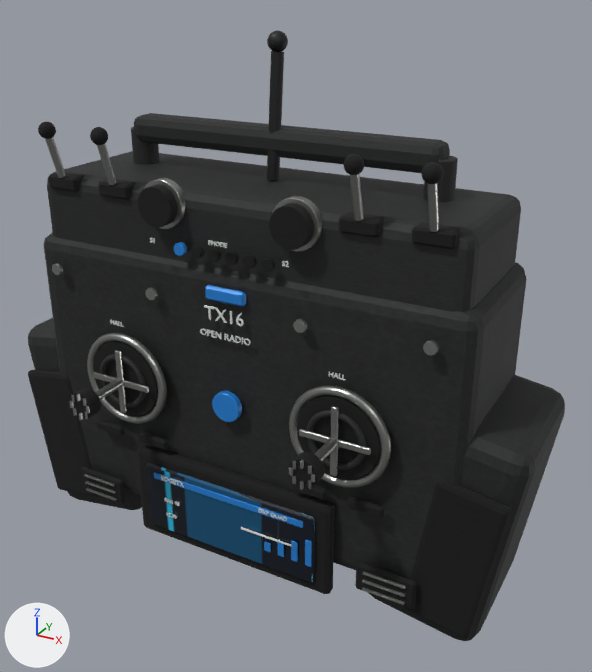
Renders of the Blender file weapons_model.blend/rc_transmitter.blend from each side of a commit.
Camera for both pictures: a 50 mm lens placed at (4.63, -7.84, 5.99), pointed at (0.47, -0.26, 2.2). Lighting does not change. The marker at lower left points along +X, +Y and +Z. The picture after the commit comes second.

In view in the first picture: 'Antenna_Round_Tip', 'Center_Faceplate_Shell', 'Color_Telemetry_Screen', 'Folding_Antenna', 'Left_Gimbal_Dark_Recess', 'Left_Grip_Shell', 'Left_Rubber_Grip_Insert', 'Right_Gimbal_Dark_Recess', 'Right_Gimbal_Outer_Bezel', 'Right_Grip_Shell', 'Right_Rubber_Grip_Insert', 'Screen_Bevel_Frame', 'Screen_Horizon_Line', 'Screen_Telem_Bar_0', 'Screen_Telem_Bar_1', 'Screen_Telem_Bar_2', 'Screen_Telem_Bar_3', 'Screen_Text_BAT', 'Screen_Text_RSSI', 'Top_Carry_Handle', 'Upper_Shoulder_Shell' and 61 more.
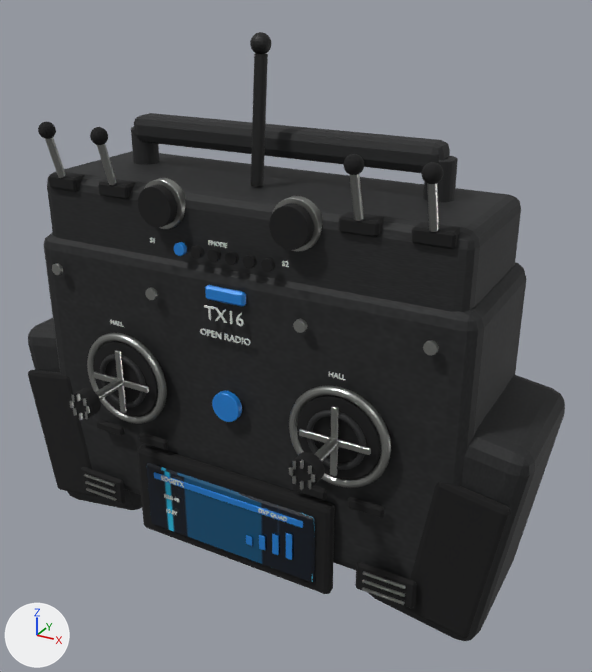
Boxes [x1, y1, x2, y2] around the edits, measured in the pictures (592 x 672 px):
'Folding_Antenna', moved: before [267, 51, 284, 180]; after [251, 54, 268, 187]
'Antenna_Round_Tip', moved: before [267, 30, 288, 52]; after [250, 32, 272, 54]
'Screen_Telem_Bar_3', moved: before [305, 540, 312, 567]; after [286, 533, 292, 560]
'Screen_Telem_Bar_2', moved: before [291, 541, 298, 562]; after [272, 534, 279, 555]
'Screen_Telem_Bar_1', moved: before [278, 542, 284, 557]; after [259, 535, 265, 550]
'Screen_Horizon_Line', deleted: before [241, 527, 294, 548]
'Screen_Telem_Bar_0', moved: before [264, 542, 271, 552]; after [246, 535, 252, 546]
'Screen_Text_RSSI', moved: before [164, 497, 180, 506]; after [164, 494, 179, 502]
'Screen_Text_BAT', moved: before [167, 512, 178, 519]; after [166, 508, 177, 515]

Diff of the bpy script that builds the scene:
```diff
--- a/weapons_model.blend/rc_transmitter.blend.py
+++ b/weapons_model.blend/rc_transmitter.blend.py
@@ ob_folding_antenna @@
 ob_folding_antenna.parent = ob_rc_transmitter
-ob_folding_antenna.location = (0.0, 0.115, 4.575)
+ob_folding_antenna.location = (0.0, -0.228, 4.575)
 _m = ob_folding_antenna.modifiers.new('soft production bevel', 'BEVEL')
@@ ob_antenna_round_tip @@
 ob_antenna_round_tip.parent = ob_rc_transmitter
-ob_antenna_round_tip.location = (0.0, 0.18, 5.35)
+ob_antenna_round_tip.location = (0.0, -0.163, 5.35)
 _m = ob_antenna_round_tip.modifiers.new('weighted normals', 'WEIGHTED_NORMAL')
@@ ob_screen_text_rssi @@
 ob_screen_text_rssi.parent = ob_rc_transmitter
-ob_screen_text_rssi.location = (-0.78, -1.165, 0.05)
+ob_screen_text_rssi.location = (-0.78, -1.165, 0.105)
 _m = ob_screen_text_rssi.modifiers.new('weighted normals', 'WEIGHTED_NORMAL')
@@ ob_screen_text_bat @@
 ob_screen_text_bat.parent = ob_rc_transmitter
-ob_screen_text_bat.location = (-0.8, -1.165, -0.16)
+ob_screen_text_bat.location = (-0.8, -1.165, -0.105)
 _m = ob_screen_text_bat.modifiers.new('weighted normals', 'WEIGHTED_NORMAL')
@@ ob_screen_telem_bar_0 @@
 ob_screen_telem_bar_0.parent = ob_rc_transmitter
-ob_screen_telem_bar_0.location = (0.58, -1.16, -0.12)
+ob_screen_telem_bar_0.location = (0.329, -1.16, -0.12)
 _m = ob_screen_telem_bar_0.modifiers.new('soft production bevel', 'BEVEL')
@@ ob_screen_telem_bar_1 @@
 ob_screen_telem_bar_1.parent = ob_rc_transmitter
-ob_screen_telem_bar_1.location = (0.76, -1.16, -0.085)
+ob_screen_telem_bar_1.location = (0.509, -1.16, -0.085)
 _m = ob_screen_telem_bar_1.modifiers.new('soft production bevel', 'BEVEL')
@@ ob_screen_telem_bar_2 @@
 ob_screen_telem_bar_2.parent = ob_rc_transmitter
-ob_screen_telem_bar_2.location = (0.94, -1.16, -0.045)
+ob_screen_telem_bar_2.location = (0.689, -1.16, -0.045)
 _m = ob_screen_telem_bar_2.modifiers.new('soft production bevel', 'BEVEL')
@@ ob_screen_telem_bar_3 @@
 ob_screen_telem_bar_3.parent = ob_rc_transmitter
-ob_screen_telem_bar_3.location = (1.12, -1.16, -0.005)
+ob_screen_telem_bar_3.location = (0.869, -1.16, -0.005)
 _m = ob_screen_telem_bar_3.modifiers.new('soft production bevel', 'BEVEL')
@@ ob_screen_horizon_line @@
-ob_screen_horizon_line = bpy.data.objects.new('Screen_Horizon_Line', me_cube_015)
-ob_screen_horizon_line.parent = ob_rc_transmitter
-ob_screen_horizon_line.location = (0.58, -1.16, 0.02)
-_m = ob_screen_horizon_line.modifiers.new('soft production bevel', 'BEVEL')
-_m.width = 0.002
-_m.width_pct = 0.002
-_m = ob_screen_horizon_line.modifiers.new('weighted normals', 'WEIGHTED_NORMAL')
-_m.keep_sharp = True
```
